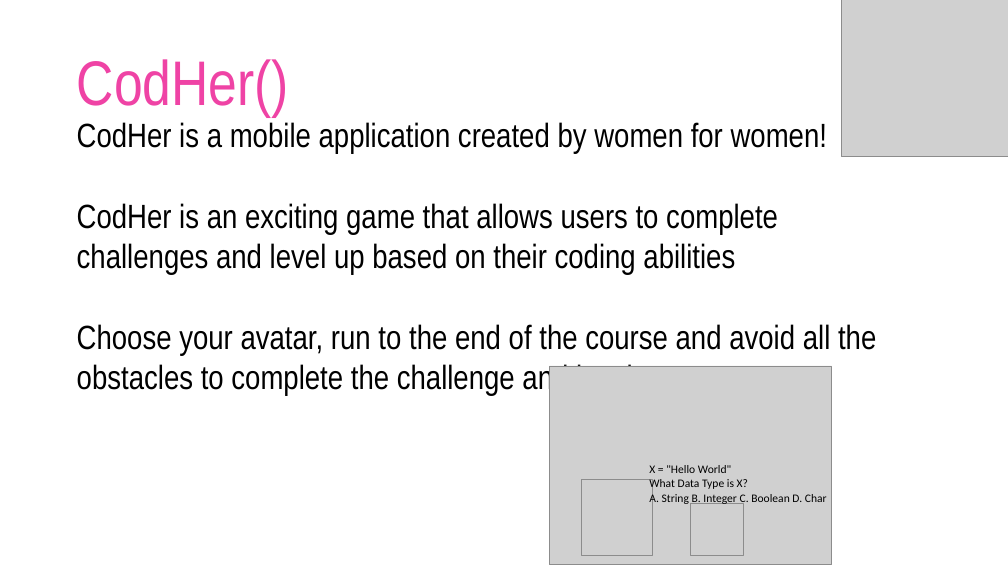
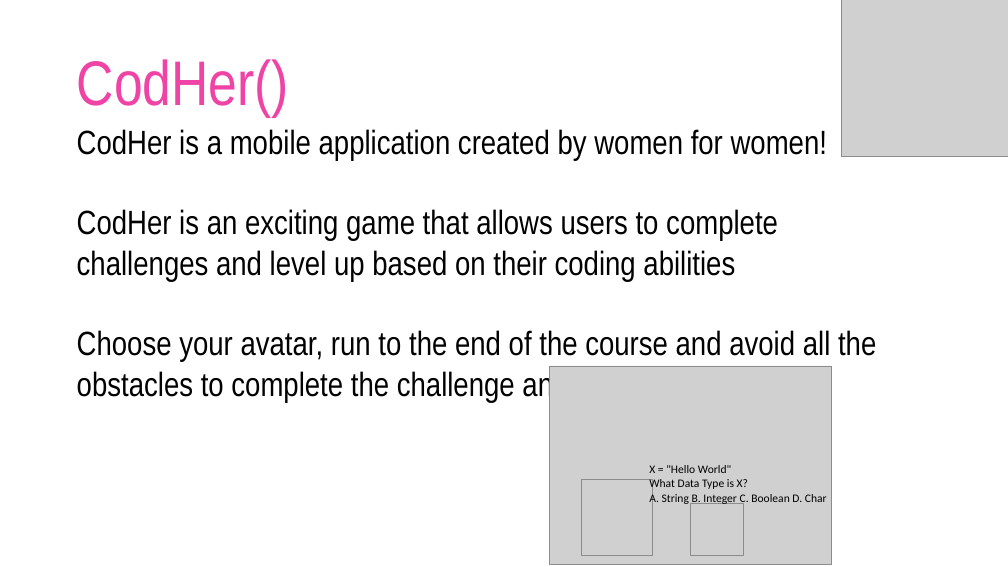
Before and after one commit to dashn98/SheInnovates19, a slide deck: slide 2 of SheInnovates19 Presentation.pptx. Drawn at 1008x567 pixels with LibreOffice and Linux fonts; fonts in the diff are those of the drawing; grey boxes stand for pictures; background and template pictures are left out. Boxes give left, top, right and bottom in pixels: in the first picture for what was removed or moved away, otherwise in the second. Text is boxed around its words. In the diff, an @@ line names an element or a change of style, - is before the commit and + after.

Commit message:
add avatar page

```diff
--- a/SheInnovates19 Presentation.pptx
+++ b/SheInnovates19 Presentation.pptx
@@ text "CodHer is a mobile application ...": place and size @@
-text "CodHer is a mobile application ..." at box(77, 122, 876, 396)
+text "CodHer is a mobile application ..." at box(77, 129, 876, 403)
```
Also in this commit, not shown: 1 other slide changed, 1 other file.
